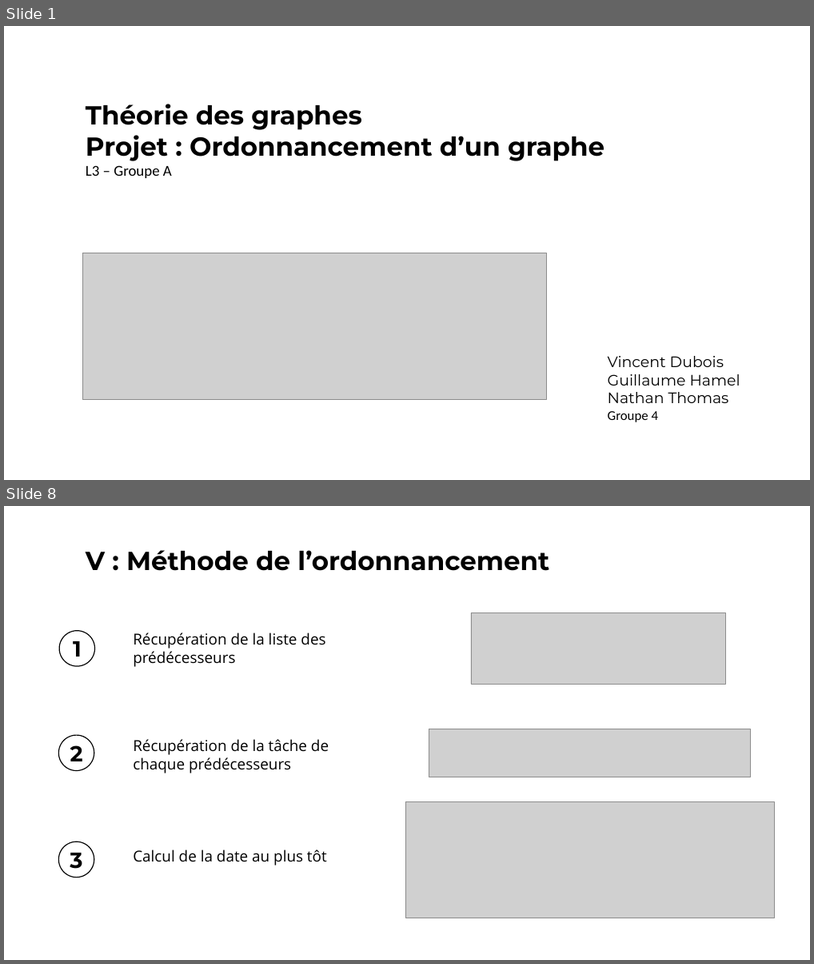
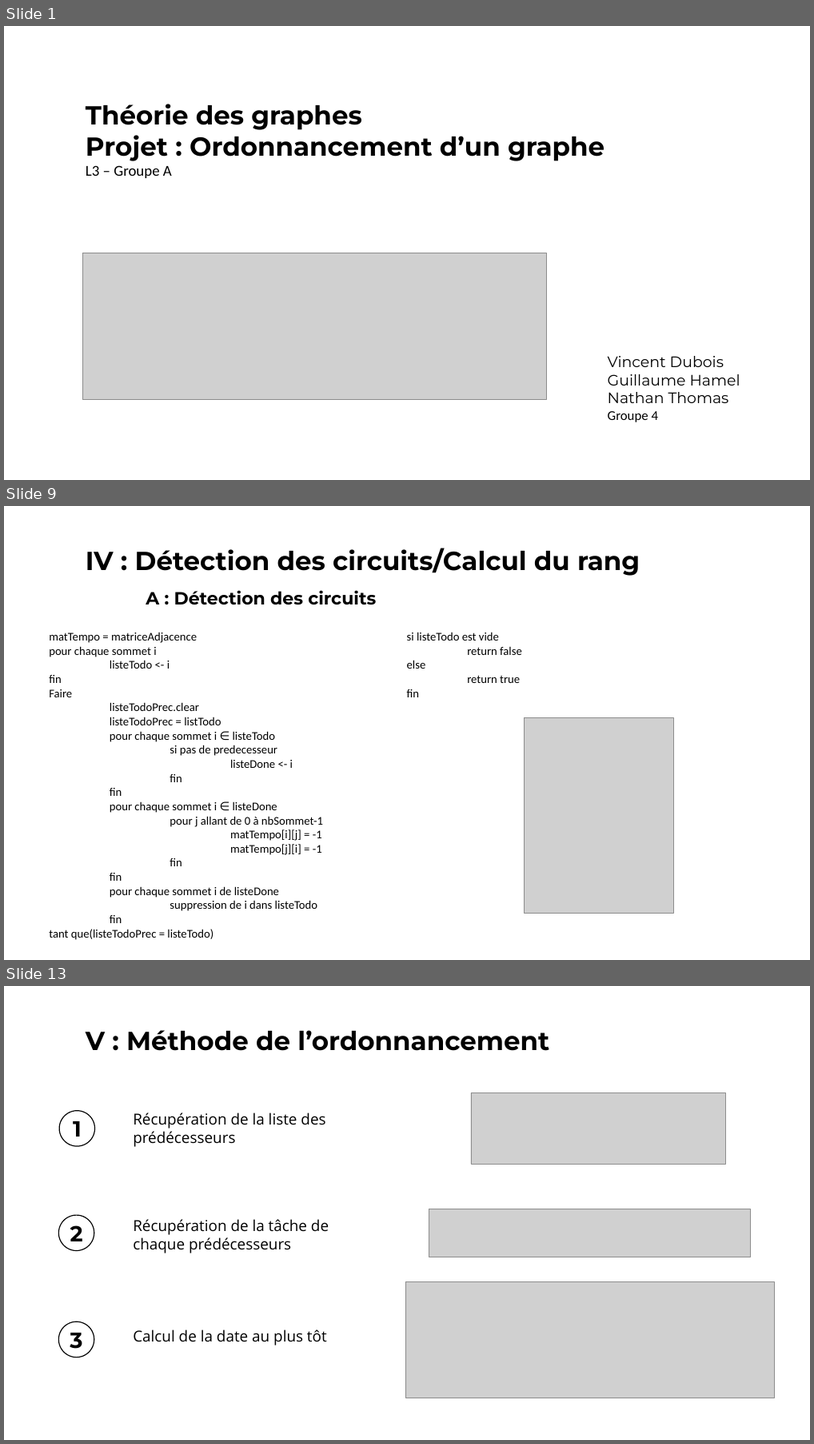
Before and after one commit to vincentdbs/ProjetTheorieDesGraphes, a slide deck: A4_Presentation.pptx. Shown one above the other, each under a label of ours: slides 1 and 8 before the commit, slides 1, 9 and 13 after it; the slides between them are not shown. The pictures are 814x964 and 814x1444 pixels, drawn with LibreOffice and Linux fonts; fonts in the diff are those of the drawing; grey boxes stand for pictures. Boxes give left, top, right and bottom in pixels: in the first picture for what was removed or moved away, otherwise in the second. Text is boxed around its words. In the diff, an @@ line names an element or a change of style, - is before the commit and + after.

```diff
--- a/A4_Presentation.pptx
+++ b/A4_Presentation.pptx
@@ slide 9 added at <box>4,506,810,960</box>, background #FFFFFF @@
@@ text added at <box>86,548,640,576</box>, 62 pt, text #000000, bold @@
+IV : Détection des circuits/Calcul du rang
@@ text added at <box>146,590,376,604</box>, 42 pt, text #000000, bold @@
+A : Détection des circuits
@@ text added at <box>49,632,323,940</box>, 28 pt, text #000000 @@
+matTempo = matriceAdjacence
+pour chaque sommet i
+listeTodo <- i
+fin
+Faire
+listeTodoPrec.clear
+listeTodoPrec = listTodo
+pour chaque sommet i ∈ listeTodo
+si pas de predecesseur
+listeDone <- i
+fin
+fin
+pour chaque sommet i ∈ listeDone
+pour j allant de 0 à nbSommet-1
+matTempo[i][j] = -1
+matTempo[j][i] = -1
+fin
+fin
+pour chaque sommet i de listeDone
+suppression de i dans listeTodo
+fin
+tant que(listeTodoPrec = listeTodo)
@@ text added at <box>407,632,522,697</box>, 28 pt, text #000000 @@
+si listeTodo est vide
+return false
+else
+return true
+fin
@@ picture added at <box>524,717,674,912</box> @@
@@ what was slide 8 is now slide 13 @@
```
Also in this commit, not shown: 6 slides changed, 4 other slides added.
